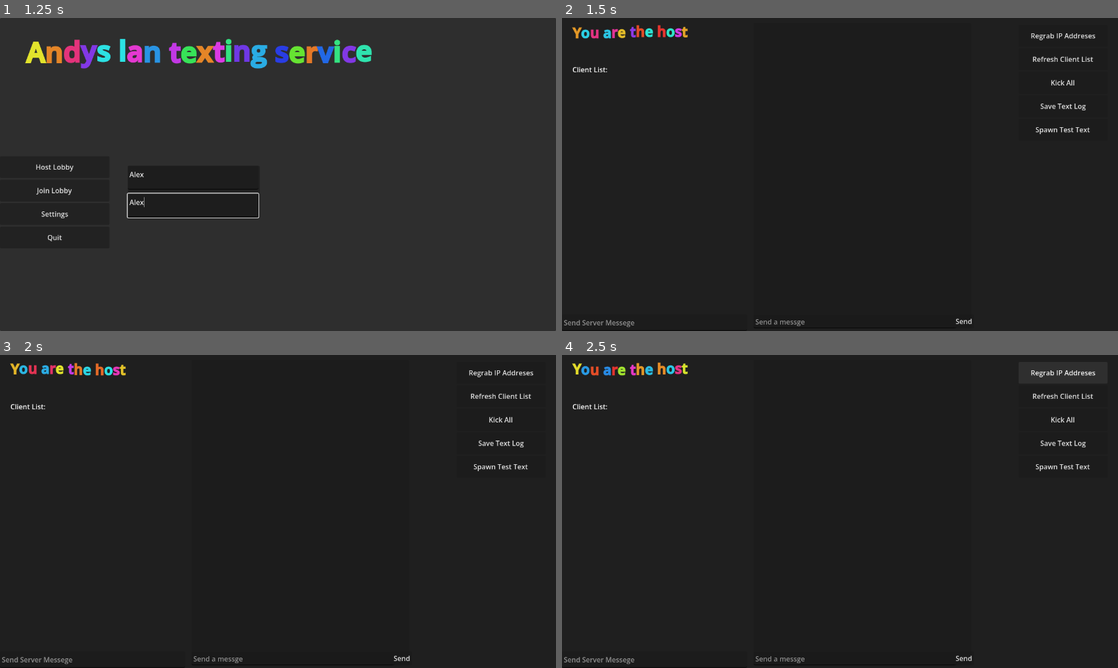
Above: before the commit, frames 1-4 (two rows, left to right).
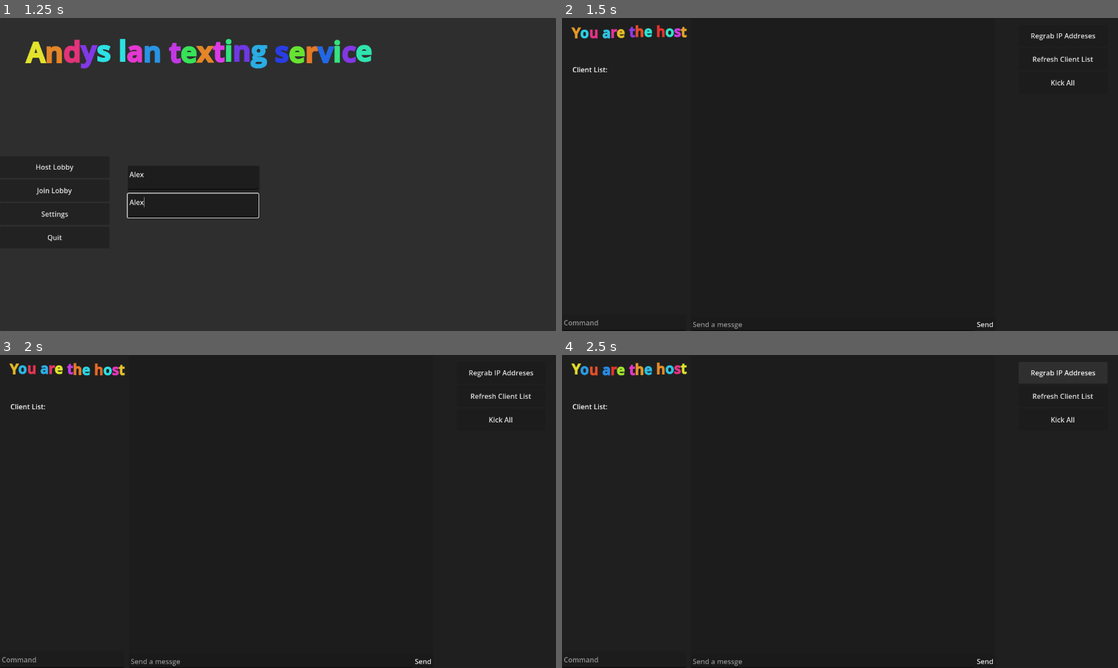
Above: after the commit, the same moments.

Repository: BookiLukie/lan-chat
Game: Godot game, scene res://main_menu.tscn
Same seed, same stepped clock (60 frames per second), same inputs: the game is played once before the commit and once after it. The engine's default icon, where the game draws it, is replaced by a stand-in: a white triangle on a blue panel in a dark square.
Inputs (mouse positions are in pixels of both pictures, inside the frame that each line leads up to):
- Up to frame 1 (1.25 s): click (194, 177) at 0.52 s; type "Alex" at 0.6 s; click (194, 205) at 0.75 s; type "Alex" at 0.83 s
- Up to frame 2 (1.5 s): click "Host Lobby" at 1.25 s
- Up to frame 3 (2 s): no input
- Up to frame 4 (2.5 s): click "Regrab IP Addreses" at 2 s

Frame 1 is identical in both runs. In frame 2, 0.8% of the frame differs, in the area x 0-95%, y 2-100%; in frame 3, 0.8%; in frame 4, 0.8%.

Commit message:
added image support

Diff:
--- a/classes/messege.gd
+++ b/classes/messege.gd
@@ -1,11 +1,12 @@
 extends Panel
 class_name msg
 
-var current_text: String = "This is a placeholder message. it is also very long This is a placeholder message. it is also very longThis is a placeholder message. it is also very longThis is a placeholder message. it is also very long"
+var current_text = "This is a placeholder message. it is also very long This is a placeholder message. it is also very longThis is a placeholder message. it is also very longThis is a placeholder message. it is also very long"
 var bbcode_effects
 var user = "USER"
 var time = Time.get_unix_time_from_system()
-
+var filetype = "string"
+var image_size = 100
 func _ready() -> void:
 	size_flags_horizontal = Control.SIZE_EXPAND_FILL
 
@@ -31,21 +32,60 @@
 	name_display.size_flags_horizontal = Control.SIZE_EXPAND_FILL
 	name_display.text = user + " [color=#808080]" + str(format_message_time(time)) + "[/color]"
 	add_child(name_display)
+	var text = WrapRichText.new()
+	if filetype != "string":
+		text.is_queued_for_deletion()
+		var texture_rect = load_image_from_buffer(current_text,filetype,text_width)
+		await get_tree().process_frame
+		var total_height = texture_rect.position.y + texture_rect.size.y + 15 # 15px bottom padding
+		custom_minimum_size = Vector2(usable_width, max(50.0, total_height))
+	else:
+		# 2. Setup the message body text node
+		text.bbcode_enabled = true
+		text.fit_content = true
+		text.position = Vector2(10, 30)
+		text.custom_minimum_size = Vector2(text_width, 0)
+		text.size_flags_horizontal = Control.SIZE_EXPAND_FILL
+		text.update_wrapping(current_text)
+		add_child(text)
+		# 3. Dynamically resize the Panel height to fit the header + text + bottom padding
+		await get_tree().process_frame
+		var total_height = text.position.y + text.size.y + 15 # 15px bottom padding
+		custom_minimum_size = Vector2(usable_width, max(50.0, total_height))
 
-	# 2. Setup the message body text node
-	var text = WrapRichText.new()
-	text.bbcode_enabled = true
-	text.fit_content = true
-	text.position = Vector2(10, 30)
-	text.custom_minimum_size = Vector2(text_width, 0)
-	text.size_flags_horizontal = Control.SIZE_EXPAND_FILL
-	text.update_wrapping(current_text)
-	add_child(text)
+func load_image_from_buffer(buffer, type, text_width):
+	var image = Image.new()
+	var loaded_file : Error = FAILED
 
-	# 3. Dynamically resize the Panel height to fit the header + text + bottom padding
-	await get_tree().process_frame
-	var total_height = text.position.y + text.size.y + 15 # 15px bottom padding
-	custom_minimum_size = Vector2(usable_width, max(50.0, total_height))
+	match type.to_lower():
+		"png":
+			loaded_file = image.load_png_from_buffer(buffer)
+		"jpg","jpeg":
+			loaded_file = image.load_jpg_from_buffer(buffer)
+		"webp":
+			loaded_file = image.load_webp_from_buffer(buffer)
+		"svg":
+			loaded_file = image.load_svg_from_buffer(buffer)
+		_:
+			print("failed to find file type")
+
+	if loaded_file == OK:
+		var texture = ImageTexture.create_from_image(image)
+		print(texture)
+		var texture_rect = TextureRect.new()
+		texture_rect.expand_mode = TextureRect.EXPAND_FIT_WIDTH_PROPORTIONAL
+		texture_rect.stretch_mode = TextureRect.STRETCH_KEEP_ASPECT
+		texture_rect.texture = texture
+		texture_rect.position = Vector2(10,30)
+		texture_rect.custom_minimum_size.x = text_width
+		texture_rect.custom_minimum_size.y = image_size
+		texture_rect.size_flags_horizontal = Control.SIZE_EXPAND_FILL
+		add_child(texture_rect)
+		print("loaded image from buffer")
+		return texture_rect
+	else:
+		print("IMAGE FAILED TO LOAD FROM BUFFER")
+		return
 
 ## Formats a message's unix timestamp relative to the current system time in local time.
 func format_message_time(msg_unix_time: float) -> String:
--- a/client_view.tscn
+++ b/client_view.tscn
@@ -1,4 +1,6 @@
 [gd_scene format=3 uid="uid://tux8yrc171m1"]
+
+[ext_resource type="PackedScene" uid="uid://ocp7kpg64ne0" path="res://text_ui.tscn" id="1_bq57s"]
 
 [node name="client_view" type="Control" unique_id=375847334]
 layout_mode = 3
@@ -14,3 +16,8 @@
 offset_right = 40.0
 offset_bottom = 40.0
 color = Color(0.12225223, 0.12225223, 0.12225223, 1)
+
+[node name="TextUI" parent="." unique_id=2119366142 instance=ExtResource("1_bq57s")]
+layout_mode = 1
+offset_left = 333.0
+offset_right = -227.0
--- a/host_ui.tscn
+++ b/host_ui.tscn
@@ -22,9 +22,9 @@
 [node name="TextEdit" type="LineEdit" parent="." unique_id=1225607951]
 layout_mode = 0
 offset_top = 682.0
-offset_right = 426.0
+offset_right = 286.0
 offset_bottom = 720.0
-placeholder_text = "Send Server Messege"
+placeholder_text = "Command"
 
 [node name="Text Boxes" type="Control" parent="." unique_id=1146323547]
 anchors_preset = 0
@@ -35,9 +35,9 @@
 
 [node name="RichTextLabel" type="RichTextLabel" parent="Text Boxes" unique_id=188237920]
 layout_mode = 0
-offset_left = -9.0
+offset_left = -11.0
 offset_top = -61.0
-offset_right = 280.0
+offset_right = 278.0
 offset_bottom = -21.0
 theme_override_font_sizes/bold_font_size = 32
 bbcode_enabled = true
@@ -82,22 +82,14 @@
 layout_mode = 2
 text = "Kick All"
 
-[node name="SaveTextLog" type="Button" parent="VBoxContainer" unique_id=448264216]
-custom_minimum_size = Vector2(0, 50)
-layout_mode = 2
-text = "Save Text Log"
-
-[node name="SpawnTestText" type="Button" parent="VBoxContainer" unique_id=193171496]
-custom_minimum_size = Vector2(0, 50)
-layout_mode = 2
-text = "Spawn Test Text"
-
 [node name="TextUI" parent="." unique_id=2119366142 instance=ExtResource("2_75ep8")]
 layout_mode = 1
-offset_left = 441.0
-offset_top = 11.0
-offset_right = -338.0
-offset_bottom = -6.0
+offset_left = 297.0
+offset_top = 1.0
+offset_right = -283.0
+offset_bottom = 1.0
 
 [connection signal="text_submitted" from="TextEdit" to="." method="_on_server_message_text_submitted"]
-[connection signal="pressed" from="VBoxContainer/SpawnTestText" to="." method="_on_spawn_test_text_pressed"]
+[connection signal="pressed" from="VBoxContainer/RegrabIP" to="." method="_on_regrab_ip_pressed"]
+[connection signal="pressed" from="VBoxContainer/RefreshList" to="." method="_on_refresh_list_pressed"]
+[connection signal="pressed" from="VBoxContainer/KickAll" to="." method="_on_kick_all_pressed"]
--- a/script/Global.gd
+++ b/script/Global.gd
@@ -3,10 +3,11 @@
 var host_ip
 var current_client = {
 	"user" : "none",
-	"role" : "none"
+	"role" : "none",
+	"peerid" : "00000000"
 	}
 signal server_message_received(message_text)
-signal message_received(message_text)
+signal message_received(user,message_text,data_type,image_height)
 ## WE USE GLOBAL SCRIPT TO RECIVE AND SEND DATA AND SIGNALS
 ## WE CALL GLOBAL.RPC("FUNCTION_NAME", FUCNTION ARGS) TO SEND SIGNALS TO ALL LOCATION
 enum actions {
@@ -25,9 +26,9 @@
 	print("DEBUG: Signal 'server_message_received' was emitted.")
 
 @rpc("any_peer","call_local")
-func new_message(text,data_type = "string"):
+func new_message(user,text,data_type = "string", image_height = 100):
 	print("received message")
-	message_received.emit(text)
+	message_received.emit(user,text,data_type, image_height)
 
 @rpc("any_peer")
 func updateclientlist(client,info):
--- a/script/Main_menu.gd
+++ b/script/Main_menu.gd
@@ -6,7 +6,7 @@
 ##Host
 func _on_button_pressed() -> void:
 	Global.current_client.role = "host"
-	Global.current_client.name = $Panel2/TextEdit2.text
+	Global.current_client.user = $Panel2/TextEdit2.text
 	if not $Panel2/TextEdit2.text:
 		LanHandler.client_info.set("name", "Host")
 	LanHandler.client_info.set("name", $Panel2/TextEdit2.text)
--- a/script/hostUI.gd
+++ b/script/hostUI.gd
@@ -40,3 +40,19 @@
 
 func _on_spawn_test_text_pressed() -> void:
 	Global.rpc("new_message",)
+
+
+func _on_regrab_ip_pressed() -> void:
+	pass # Replace with function body.
+
+
+func _on_refresh_list_pressed() -> void:
+	pass # Replace with function body.
+
+
+func _on_kick_all_pressed() -> void:
+	pass # Replace with function body.
+
+
+func _on_save_text_log_pressed() -> void:
+	pass # Replace with function body.
--- a/script/text_ui.gd
+++ b/script/text_ui.gd
@@ -5,53 +5,110 @@
 @onready var message_input: LineEdit = $LineEdit
 @onready var send_button: Button = $Button
 
+var currently_loaded_file = null
+var filetype = null
+var current_image_height = 100
 func _ready() -> void:
 	$ScrollContainer/VBoxContainer.custom_minimum_size.x = $ScrollContainer.size.x
+	$Panel2.visible = false
 	# 1. Connect to Global's signal to listen for incoming messages from any peer or the host[cite: 1]
 	Global.message_received.connect(_on_message_received)
+	get_window().files_dropped.connect(file_dropped)
 
 ## Sends the message to all clients and the host via the Global script RPC[cite: 1]
 func send_message() -> void:
-	if not message_input:
+	if not message_input and not currently_loaded_file:
 		return
 
 	var text_content = message_input.text.strip_edges()
-	if text_content.is_empty():
+	if text_content.is_empty() and currently_loaded_file != null:
 		return
 
-	# Retrieve the current player's username from Global or LanHandler[cite: 1, 3, 4]
+	# Retrieve the current player's username from Global or LanHandler
 	var username = Global.current_client.get("user", "none")
 	if username == "none" or username.is_empty():
 		username = LanHandler.client_info.get("name", "Player")
-
-	# Combine username and message into a single payload string using a separator delimiter
-	var payload = username + "|||" + text_content
-
-	# Call Global RPC to broadcast the message to all connected peers and host[cite: 1]
-	Global.rpc("new_message", payload)
+	if currently_loaded_file:
+		print("Sending Image: ", currently_loaded_file)
+		Global.rpc("new_message",username, currently_loaded_file, filetype, current_image_height)
+		$Panel2.visible = false
+		$"Panel2/image display".texture = load("res://icon.svg")
+		currently_loaded_file = null
+		filetype = null
+	else:
+		# Call Global RPC to broadcast the message to all connected peers and host
+		Global.rpc("new_message",username, text_content,"string",100)
 
 	# Clear the input box after sending
 	message_input.clear()
 
+func file_dropped(file: PackedStringArray):
+	if file.size() > 0:
+		var file_path = file[0]
+		var buffer = load_image_from_drop(file_path)
+		if file_path.get_extension().to_lower() in ["png", "jpg", "jpeg", "webp","svg"]:
+			print("VALID file type")
+			currently_loaded_file = buffer
+			filetype = file_path.get_extension().to_lower()
+		else:
+			print("File is invalid")
+
+func load_image_from_drop(filepath:String):
+	print(filepath)
+	var file = FileAccess.open(filepath,FileAccess.READ)
+	if file == null:
+		return
+	var buffer : PackedByteArray = file.get_buffer(file.get_length())
+	file.close()
+	var image = Image.load_from_file(filepath)
+	if image:
+		$Panel2.visible = true
+		var texture = ImageTexture.create_from_image(image)
+		$"Panel2/image display".texture = texture
+		$Panel2/RichTextLabel2.text = filepath.split("\\")[-1]
+	return buffer
+
+func load_image_from_buffer(buffer, filetype):
+	var image = Image.new()
+	var loaded_file : Error = FAILED
+
+	match filetype.to_lower():
+		"png":
+			loaded_file = image.load_png_from_buffer(buffer)
+		"jpg","jpeg":
+			loaded_file = image.load_jpg_from_buffer(buffer)
+		"webp":
+			loaded_file = image.load_webp_from_buffer(buffer)
+		"svg":
+			loaded_file = image.load_svg_from_buffer(buffer)
+		_:
+			print("failed to find file type")
+
+	if loaded_file == OK:
+		var texture = ImageTexture.create_from_image(image)
+		$Panel2.visible = true
+		$"Panel2/image display".texture = texture
+		print("loaded image from buffer")
+	else:
+		print("IMAGE FAILED TO LOAD FROM BUFFER")
+
 ## Receives broadcasted messages from Global, instantiates the msg class, and populates data[cite: 1, 6]
-func _on_message_received(message_text: String) -> void:
-	# Split payload back into username and message text
-	var parts = message_text.split("|||", true, 1)
-	var username = "System"
+func _on_message_received(user,message_text, data_type,image_height = 100, timestamp = Time.get_unix_time_from_system()) -> void:
+	var username = user
 	var content = message_text
 
-	if parts.size() > 1:
-		username = parts[0]
-		content = parts[1]
 
 	# Instantiate the msg class script[cite: 6]
 	var new_message = msg.new()
 	new_message.user = username
 	new_message.current_text = content
-
+	if timestamp != Time.get_unix_time_from_system():
+		pass
+	if data_type != "string": ## Check if image and parse
+		new_message.filetype = data_type
+		new_message.image_size = image_height
 	# Add the message instance to the chat container on every client's end
 	if message_container:
-		message_container
 		message_container.add_child(new_message)
 
 		# Auto-scroll to the bottom of the chat window
@@ -67,3 +124,7 @@
 
 func _on_button_pressed() -> void:
 	send_message()
+
+
+func _on_v_slider_value_changed(value: float) -> void:
+	current_image_height = value
--- a/text_ui.tscn
+++ b/text_ui.tscn
@@ -1,6 +1,7 @@
 [gd_scene format=3 uid="uid://ocp7kpg64ne0"]
 
 [ext_resource type="Script" uid="uid://ub0nuw40l2pe" path="res://script/text_ui.gd" id="1_h858l"]
+[ext_resource type="Texture2D" uid="uid://t5wcscfpnu6s" path="res://icon.svg" id="2_rspnv"]
 
 [node name="TextUI" type="Control" unique_id=2119366142]
 layout_mode = 3
@@ -24,7 +25,7 @@
 anchors_preset = -1
 anchor_right = 1.0
 anchor_bottom = 0.29900002
-offset_bottom = 472.71997
+offset_bottom = 471.71997
 
 [node name="VBoxContainer" type="VBoxContainer" parent="ScrollContainer" unique_id=745258461]
 clip_contents = true
@@ -56,5 +57,93 @@
 grow_vertical = 2
 text = "Send"
 
+[node name="Panel2" type="Panel" parent="." unique_id=1255154212]
+layout_mode = 1
+anchors_preset = -1
+anchor_left = 1.0
+anchor_top = 0.671
+anchor_right = 1.3870001
+anchor_bottom = 0.9760001
+offset_top = -0.11999512
+offset_right = 0.35992432
+offset_bottom = 0.27996826
+
+[node name="RichTextLabel" type="RichTextLabel" parent="Panel2" unique_id=1913690360]
+layout_mode = 1
+anchors_preset = -1
+anchor_right = 0.5
+anchor_bottom = 0.091000006
+offset_right = -0.5
+offset_bottom = 0.97999954
+bbcode_enabled = true
+text = "File Drop Window"
+scroll_active = false
+
+[node name="image display" type="TextureRect" parent="Panel2" unique_id=338610652]
+layout_mode = 1
+anchors_preset = -1
+anchor_top = 0.15900001
+anchor_right = 0.77400005
+anchor_bottom = 0.87700003
+offset_top = 0.019996643
+offset_right = 0.053985596
+offset_bottom = 0.05999756
+texture = ExtResource("2_rspnv")
+expand_mode = 3
+stretch_mode = 5
+
+[node name="RichTextLabel2" type="RichTextLabel" parent="Panel2" unique_id=1171102294]
+layout_mode = 1
+anchors_preset = -1
+anchor_top = 0.88600004
+anchor_right = 0.785
+anchor_bottom = 0.99500006
+offset_left = 1.0
+offset_top = 0.07998657
+offset_right = -0.015014648
+offset_bottom = 0.099990845
+bbcode_enabled = true
+text = "File Name: "
+
+[node name="VSlider" type="VSlider" parent="Panel2" unique_id=2019211338]
+layout_mode = 1
+anchors_preset = -1
+anchor_left = 0.86700004
+anchor_top = 0.15900001
+anchor_right = 0.95300007
+anchor_bottom = 0.841
+offset_left = 0.10699463
+offset_top = 0.019996643
+offset_right = 0.112976074
+offset_bottom = -0.020004272
+min_value = 100.0
+max_value = 500.0
+step = 50.0
+value = 100.0
+rounded = true
+
+[node name="Label" type="Label" parent="Panel2/VSlider" unique_id=1118581325]
+layout_mode = 1
+anchors_preset = -1
+anchor_left = -0.45800003
+anchor_top = -0.2
+anchor_right = 1.5000001
+anchor_bottom = -0.047000002
+offset_left = -0.00799942
+offset_bottom = 0.05000019
+text = "500px"
+
+[node name="Label2" type="Label" parent="Panel2/VSlider" unique_id=615696698]
+layout_mode = 1
+anchors_preset = -1
+anchor_left = -0.45800003
+anchor_top = 1.08
+anchor_right = 1.5000001
+anchor_bottom = 1.233
+offset_left = -0.00799942
+offset_bottom = 0.049987793
+text = "100px"
+
 [connection signal="text_submitted" from="LineEdit" to="." method="_on_line_edit_text_submitted"]
 [connection signal="pressed" from="Button" to="." method="_on_button_pressed"]
+[connection signal="value_changed" from="Panel2/VSlider" to="." method="_on_v_slider_value_changed"]
Binary file added: Andy's Lan Chat.png
Not shown, added: Andy's Lan Chat.png.import
Not shown, added: export_presets.cfg
Binary file added: images.jpg
Not shown, added: images.jpg.import
Not shown, added: Andy's Lan Chat.audio.position.worklet.js
Not shown, added: Andy's Lan Chat.audio.worklet.js
Not shown, added: Andy's Lan Chat.js
Not shown, added: Andy's Lan Chat.pck
Not shown, added: Andy's Lan Chat.wasm
Not shown, added: index.html
